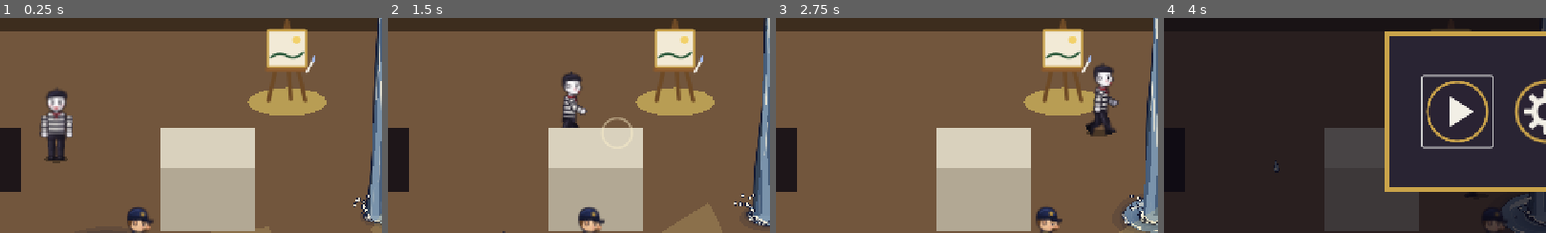
Above: before the commit, frames 1-4 (left to right).
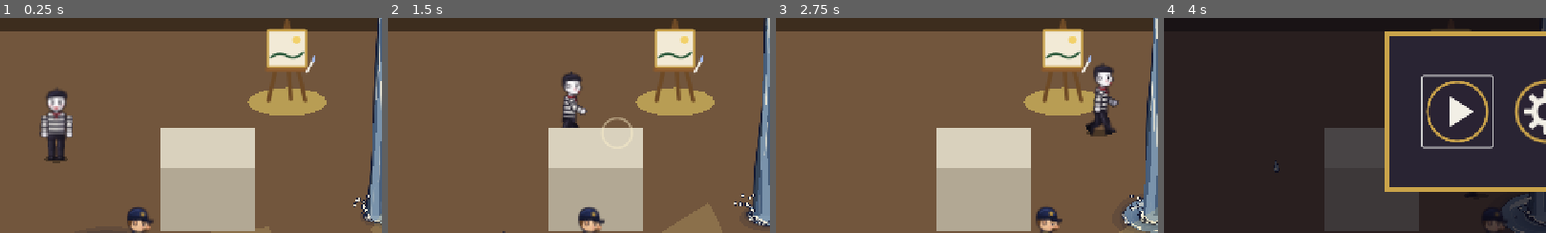
Above: after the commit, the same moments.

Repository: linostar/after-hours
Game: Godot game, scene res://scenes/wings/wing_06_salon.tscn
The game is run twice, just before and just after one commit, with the same random seed, the same clock (stepped at 60 frames per second) and the same inputs. This scene is started directly instead of the project's main scene.
Inputs (mouse positions are % of the whole screen's width and height, from its top left):
- Up to frame 1 (0.25 s): no input
- Up to frame 2 (1.5 s): drag from (50, 50) to (60, 28) at 0.52 s; drag from (30, 55) to (45, 70) at 1.27 s
- Up to frame 3 (2.75 s): move the mouse to (60, 28) at 2.02 s; hold Right (ui_right) from 2.03 s (still down); tap E at 2.1 s
- Up to frame 4 (4 s): release Right (ui_right) at 2.75 s; drag from (45, 70) to (20, 35) at 2.77 s; move the mouse to (80, 65) at 3.52 s; hold Left (ui_left) from 3.53 s (still down); tap E at 3.6 s; tap Space at 3.77 s
The pictures show only the part of the screen within x 0-50%, y 28-78%; the shares and areas given below are measured in that part.

The runs differ from the first frame. In frame 1, 1.6% of the frame differs, in the area x 0-6%, y 51-81%; in frame 2, 1.6%; in frame 3, 1.6%; in frame 4, 1.6%.

Commit message:
fix(wings): drop the entry doorway from each wing's first room
Each first room painted a doorway on the left wall where the mime
starts, beside the exit; only the exit door is wanted there.

Claude-Session: https://claude.ai/code/session_01LnW7A8GppA7riq12AojToP

Diff:
--- a/afterhours/scenes/wings/wing_01_foyer.tscn
+++ b/afterhours/scenes/wings/wing_01_foyer.tscn
@@ -20,11 +20,6 @@
 [node name="Floor" parent="."]
 color = Color(0.42, 0.36, 0.28, 1)
 
-[node name="DoorArt0" type="Polygon2D" parent="."]
-z_index = -10
-color = Color(0.12, 0.09, 0.1, 1)
-polygon = PackedVector2Array(0, 290, 24, 290, 24, 370, 0, 370)
-
 [node name="FrameA" parent="Frames" instance=ExtResource("frame")]
 position = Vector2(450, 75)
 painting = "great_wave"
--- a/afterhours/scenes/wings/wing_02_prints.tscn
+++ b/afterhours/scenes/wings/wing_02_prints.tscn
@@ -22,11 +22,6 @@
 
 [node name="Floor" parent="."]
 color = Color(0.52, 0.42, 0.3, 1)
-
-[node name="DoorArt0" type="Polygon2D" parent="."]
-z_index = -10
-color = Color(0.12, 0.09, 0.1, 1)
-polygon = PackedVector2Array(0, 290, 24, 290, 24, 370, 0, 370)
 
 [node name="Gimmick" type="Node2D" parent="."]
 z_index = -9
--- a/afterhours/scenes/wings/wing_03_lawn.tscn
+++ b/afterhours/scenes/wings/wing_03_lawn.tscn
@@ -21,11 +21,6 @@
 
 [node name="Floor" parent="."]
 color = Color(0.42, 0.55, 0.3, 1)
-
-[node name="DoorArt0" type="Polygon2D" parent="."]
-z_index = -10
-color = Color(0.12, 0.09, 0.1, 1)
-polygon = PackedVector2Array(0, 290, 24, 290, 24, 370, 0, 370)
 
 [node name="Gimmick" type="Node2D" parent="."]
 z_index = -9
--- a/afterhours/scenes/wings/wing_04_terrace.tscn
+++ b/afterhours/scenes/wings/wing_04_terrace.tscn
@@ -22,11 +22,6 @@
 
 [node name="Floor" parent="."]
 color = Color(0.24, 0.24, 0.3, 1)
-
-[node name="DoorArt0" type="Polygon2D" parent="."]
-z_index = -10
-color = Color(0.12, 0.09, 0.1, 1)
-polygon = PackedVector2Array(0, 290, 24, 290, 24, 370, 0, 370)
 
 [node name="Gimmick" type="Node2D" parent="."]
 z_index = -9
--- a/afterhours/scenes/wings/wing_05_eden.tscn
+++ b/afterhours/scenes/wings/wing_05_eden.tscn
@@ -20,11 +20,6 @@
 
 [node name="Floor" parent="."]
 color = Color(0.5, 0.6, 0.38, 1)
-
-[node name="DoorArt0" type="Polygon2D" parent="."]
-z_index = -10
-color = Color(0.12, 0.09, 0.1, 1)
-polygon = PackedVector2Array(0, 290, 24, 290, 24, 370, 0, 370)
 
 [node name="FrameA" parent="Frames" instance=ExtResource("frame")]
 position = Vector2(300, 75)
--- a/afterhours/scenes/wings/wing_06_salon.tscn
+++ b/afterhours/scenes/wings/wing_06_salon.tscn
@@ -24,11 +24,6 @@
 
 [node name="Floor" parent="."]
 color = Color(0.45, 0.34, 0.24, 1)
-
-[node name="DoorArt0" type="Polygon2D" parent="."]
-z_index = -10
-color = Color(0.12, 0.09, 0.1, 1)
-polygon = PackedVector2Array(0, 290, 24, 290, 24, 370, 0, 370)
 
 [node name="Gimmick" type="Node2D" parent="."]
 z_index = -9
